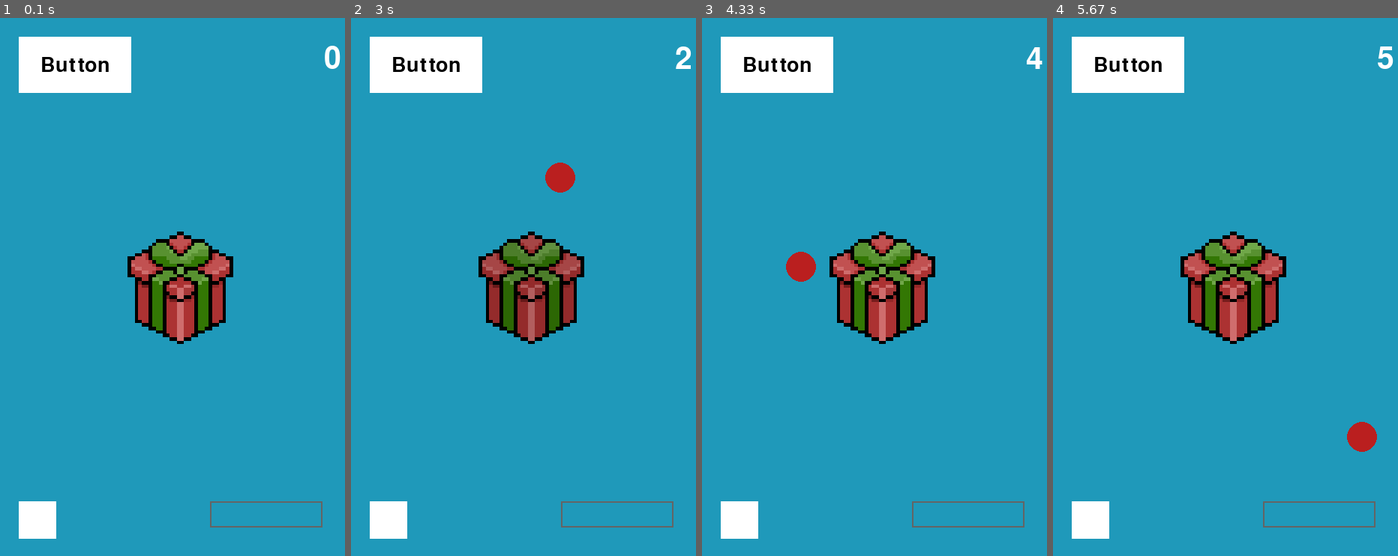
Above: before the commit, frames 1-4 (left to right).
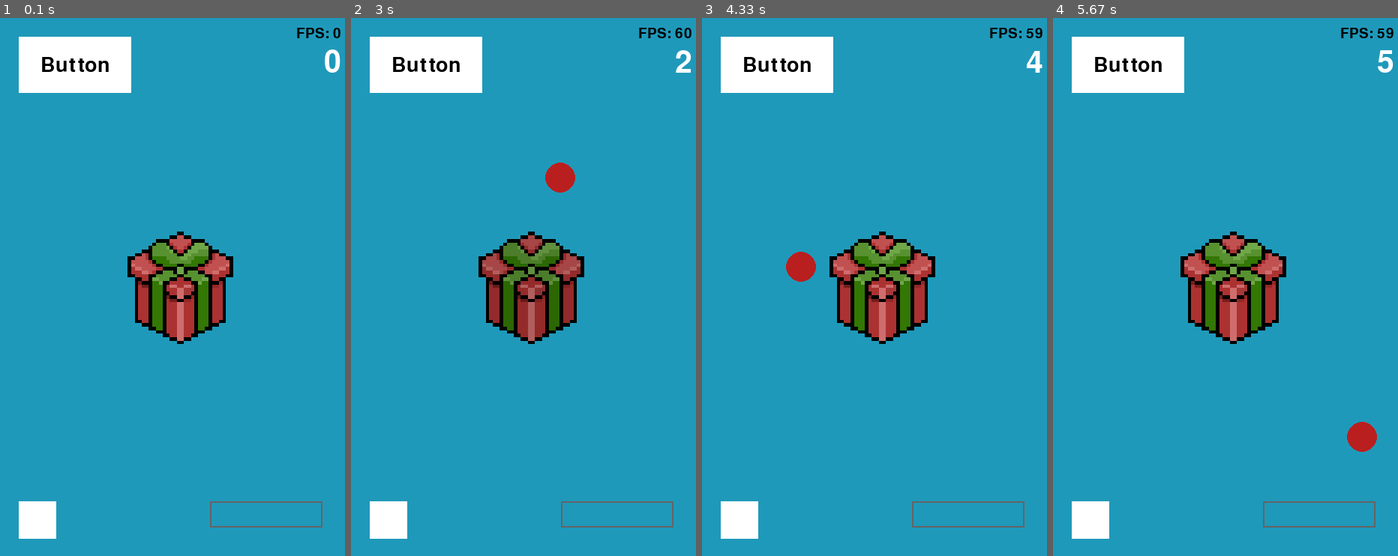
Above: after the commit, the same moments.

Repository: GameGenesis/Pygame-Utils
Game: pygame game, started from test.py
Same seed, same stepped clock (60 frames per second), same inputs: the game is played once before the commit and once after it.
Inputs (mouse positions are in pixels of both pictures, inside the frame that each line leads up to):
- Up to frame 1 (0.1 s): no input
- Up to frame 2 (3 s): click (530, 287) at 0.38 s; press the mouse at (426, 66) at 0.7 s; move the mouse to (444, 77) at 0.8 s; release the mouse at (461, 93) at 0.93 s; press the mouse at (616, 512) at 1.03 s; move the mouse to (620, 443) at 1.13 s; release the mouse at (623, 373) at 1.27 s; press the mouse at (426, 66) at 1.37 s; move the mouse to (437, 265) at 1.47 s; release the mouse at (451, 464) at 1.6 s; press the mouse at (616, 512) at 1.7 s; move the mouse to (523, 443) at 1.8 s; release the mouse at (430, 373) at 1.93 s; press the mouse at (616, 512) at 2.03 s; move the mouse to (640, 297) at 2.13 s; release the mouse at (664, 82) at 2.27 s; press the mouse at (616, 512) at 2.37 s; move the mouse to (585, 308) at 2.47 s; release the mouse at (551, 98) at 2.6 s; press the mouse at (616, 512) at 2.7 s; move the mouse to (558, 426) at 2.8 s; release the mouse at (499, 340) at 2.93 s
- Up to frame 3 (4.33 s): press the mouse at (967, 512) at 3.03 s; move the mouse to (940, 383) at 3.13 s; release the mouse at (909, 254) at 3.27 s; press the mouse at (777, 66) at 3.37 s; move the mouse to (791, 190) at 3.47 s; release the mouse at (805, 313) at 3.6 s; click (802, 87) at 3.72 s; press the mouse at (777, 66) at 4.03 s; move the mouse to (843, 87) at 4.13 s; release the mouse at (909, 114) at 4.27 s
- Up to frame 4 (5.67 s): click (1218, 233) at 4.38 s; press the mouse at (1128, 66) at 4.7 s; move the mouse to (1246, 254) at 4.8 s; release the mouse at (1366, 443) at 4.93 s; press the mouse at (1318, 512) at 5.03 s; move the mouse to (1239, 443) at 5.13 s; release the mouse at (1159, 367) at 5.27 s; press the mouse at (1318, 512) at 5.37 s; move the mouse to (1329, 362) at 5.47 s; release the mouse at (1339, 217) at 5.6 s

The runs differ from the first frame. In frame 1, 0.2% of the frame differs, in the area x 86-99%, y 1-11%; in frame 2, 0.3%, in the area x 83-99%, y 1-11%; in frame 3, 0.2%; in frame 4, 0.3%.

Commit message:
Update delta time and add fps counter to test.py

Diff:
--- a/test.py
+++ b/test.py
@@ -30,15 +30,14 @@
     pygame.display.set_caption("Game")
     main_surface = pygame.display.set_mode(surface_size)
 
-    t_last = 0
-
     circle = Circle(Vector2(20, 20), 20, Color.RED)
 
     def toggle_color(on):
         circle.color = Color.BLUE if on else Color.RED
 
     panel = Panel()
-    score_text = Label(font_size=60, text=score, position=Vector2(surface_size[0] - 25, 35), anchor=Alignment.TOP_RIGHT)
+    fps_text = Label(position=Vector2(surface_size[0]-25, 20), color=Color.BLACK, anchor=Alignment.MID_RIGHT)
+    score_text = Label(font_size=60, text=score, position=Vector2(surface_size[0] - 25, 40), anchor=Alignment.TOP_RIGHT)
     button = Button(position=Vector2(25, 25), label=Label("Button", Color.BLACK, font_size=40), on_click=increment_score, disabled=False, label_alignment=Alignment.CENTER)
     check_box = CheckBox(position=Vector2(25, surface_size[1] - 75), on_value_change=toggle_color)
     input_box = InputBox(position=Vector2(surface_size[0] - 200, surface_size[1] - 75), on_submit=set_score)
@@ -46,12 +45,8 @@
     EventManager.set_events(toggle_velocity, on_quit=lambda: JsonSave.save("save_data.json", "Score", score))
 
     while True:
+        delta_time = float(clock.tick(60)) / 1000.0
         EventManager.handle_events()
-
-        # Current frame ticks in ms
-        t = pygame.time.get_ticks()
-        # DeltaTime in seconds
-        delta_time = (t - t_last) / 1000.0
 
         # Moving 200 pixels per second in the positive x direction
         circle.move(circle.position.x + current_velocity[0] * delta_time, circle.position.y + current_velocity[1] * delta_time)
@@ -66,14 +61,11 @@
         circle.draw(main_surface)
 
         # UI Elements
+        fps_text.set_text(f"FPS: {int(clock.get_fps())}")
         score_text.set_text(score)
         Canvas.draw()
 
         pygame.display.update()
 
-        clock.tick(60)
-
         # Storing the last frame ticks
-        t_last = t
-
 main()
--- a/utils/pygame_utils.py
+++ b/utils/pygame_utils.py
@@ -192,7 +192,7 @@
 
 
 class Label(Graphic):
-    def __init__(self, text: str | Any, color: pygame.Color | tuple[int, int, int]=(255, 255, 255),
+    def __init__(self, text: str | Any="", color: pygame.Color | tuple[int, int, int]=(255, 255, 255),
     font_name: str=None, font_size: int=28, position: Vector2=Vector2(0, 0), anchor: Alignment | str="midleft"):
         super().__init__()
         self.font = pygame.font.Font(font_name, font_size)
